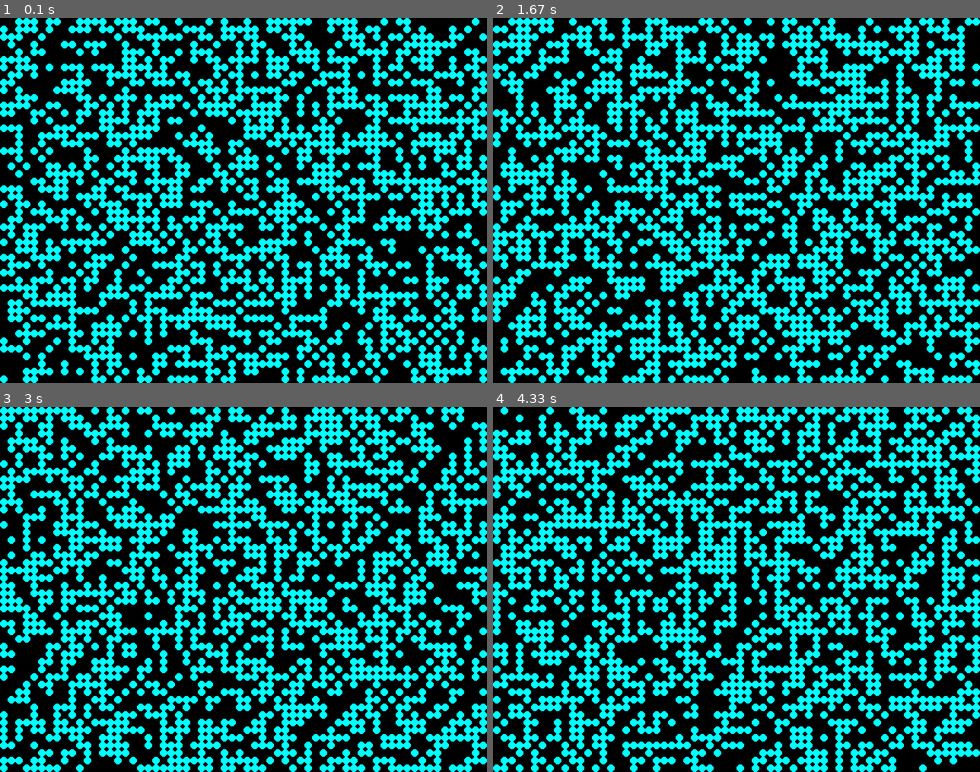
Above: before the commit, frames 1-4 (two rows, left to right).
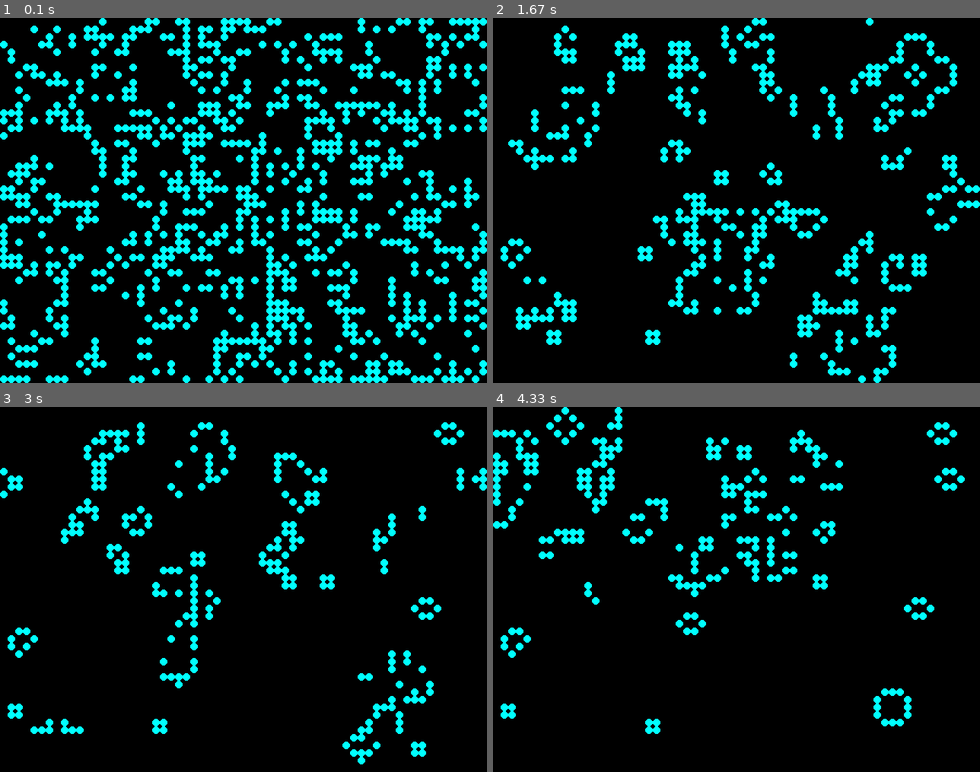
Above: after the commit, the same moments.

Repository: shayne-smith/Game-of-Life
Game: pygame game, started from pygameoflife/LifeGame.py
Same seed, same stepped clock (60 frames per second), same inputs: the game is played once before the commit and once after it.
Inputs:
- Up to frame 1 (0.1 s): no input
- Up to frame 2 (1.67 s): no input
- Up to frame 3 (3 s): no input
- Up to frame 4 (4.33 s): no input

The runs differ from the first frame. In frame 1, 39% of the frame differs, in the area x 0-100%, y 0-100%; in frame 2, 38%; in frame 3, 39%; in frame 4, 39%.

Commit message:
Implemented the first version of the Game of Life

Diff:
--- a/pygameoflife/LifeGame.py
+++ b/pygameoflife/LifeGame.py
@@ -5,7 +5,7 @@
 DEAD_COLOR = 0, 0, 0
 ALIVE_COLOR = 0, 255, 255
 
-MAX_FPS = 8
+MAX_FPS = 9
 
 
 class LifeGame:
@@ -27,15 +27,7 @@
         self.set_grid()
 
     def init_grids(self):
-        # self.num_cols = int(WIDTH / CELL_SIZE)
-        # self.num_rows = int(HEIGHT / CELL_SIZE)
-        # print("Columns: %d\nRows: %d" % (self.num_cols, self.num_rows))
-        # self.grids = [[[0] * self.num_rows] * self.num_cols,
-        #               [[0] * self.num_rows] * self.num_cols]
-        # self.active_grid = 0
-        #
-        # self.set_grid()
-        # print(self.grids[0])
+
         def create_grid():
             rows = []
             for row_num in range(self.num_rows):
@@ -55,7 +47,7 @@
         # set_grid() # random
         # set_grid(None) # random
 
-        :param value:
+        :param value, grid:
         :return:
         """
         for c in range(self.num_cols):
@@ -89,15 +81,52 @@
     def clear_screen(self):
         self.screen.fill(DEAD_COLOR)
 
+    def get_cell(self, r, c):
+        try:
+            cell_value = self.grids[self.active_grid][r][c]
+        except:
+            cell_value = 0
+        return cell_value
+
+    def check_cell_neighbors(self, row_index, col_index):
+        # get the number of alive cells surrounding current cell
+
+        num_alive_neighbors = 0
+        num_alive_neighbors += self.get_cell(row_index - 1, col_index - 1)
+        num_alive_neighbors += self.get_cell(row_index - 1, col_index)
+        num_alive_neighbors += self.get_cell(row_index - 1, col_index + 1)
+        num_alive_neighbors += self.get_cell(row_index, col_index - 1)
+        num_alive_neighbors += self.get_cell(row_index, col_index + 1)
+        num_alive_neighbors += self.get_cell(row_index + 1, col_index - 1)
+        num_alive_neighbors += self.get_cell(row_index + 1, col_index)
+        num_alive_neighbors += self.get_cell(row_index + 1, col_index + 1)
+
+        # Rules for life and death
+        if self.grids[self.active_grid][row_index][col_index] == 1: # alive
+            if num_alive_neighbors > 3:  # Overpopulation
+                return 0
+            if num_alive_neighbors < 2:  # Underpopulation
+                return 0
+            if num_alive_neighbors == 2 or num_alive_neighbors == 3:  # Survive
+                return 1
+        elif self.grids[self.active_grid][row_index][col_index] == 0: # dead
+            if num_alive_neighbors == 3:
+                return 1 # come to life
+
+        return self.grids[self.active_grid][row_index][col_index]
+
     def update_generation(self):
-        # Inspect the current active generation
-        # update the inactive grid to store next generation
-        # swap out the active grid
-        # self.set_grid(0, self.inactive_grid())
-        # for r in range(self.num_rows - 1):
-        #     for c in range(self.num_cols - 1):
-        #         next_gen_state = self.check_cell_neighbors
-        pass
+        """
+        Inspect current generation state, prepare next generation
+        :return:
+        """
+        self.set_grid(0, self.inactive_grid())
+        for c in range(self.num_cols):  # another solution sets this to self.num_cols - 1
+            for r in range(self.num_rows):  # another solution sets this to self.num_rows - 1
+                next_gen_state = self.check_cell_neighbors(r, c)
+                # set inactive grid future cell state
+                self.grids[self.inactive_grid()][r][c] = next_gen_state
+        self.active_grid = self.inactive_grid()
 
     def inactive_grid(self):
         """
@@ -121,11 +150,8 @@
             self.handle_events()
             # Time checking?
             self.update_generation()
-            self.set_grid()
             self.draw_grid()
             self.cap_frame_rate()
-
-            # cap framerate at 60 fps, if time since the last frame draw < 1/60th of a second, sleep for remaining time
 
     def cap_frame_rate(self):
         now = pygame.time.get_ticks()
